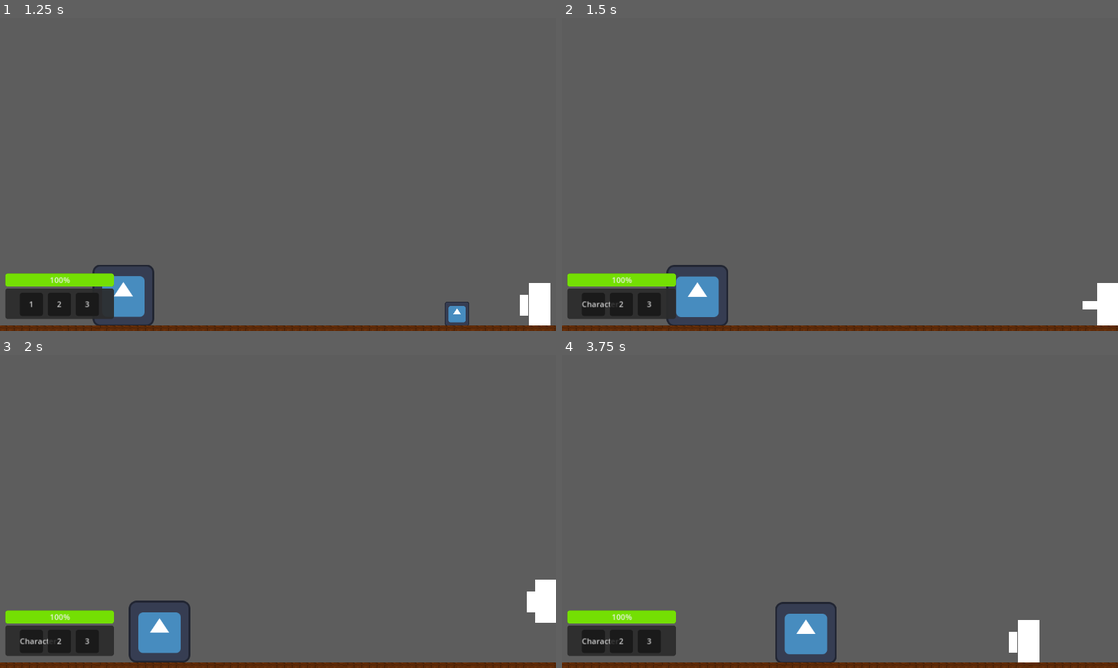
Above: before the commit, frames 1-4 (two rows, left to right).
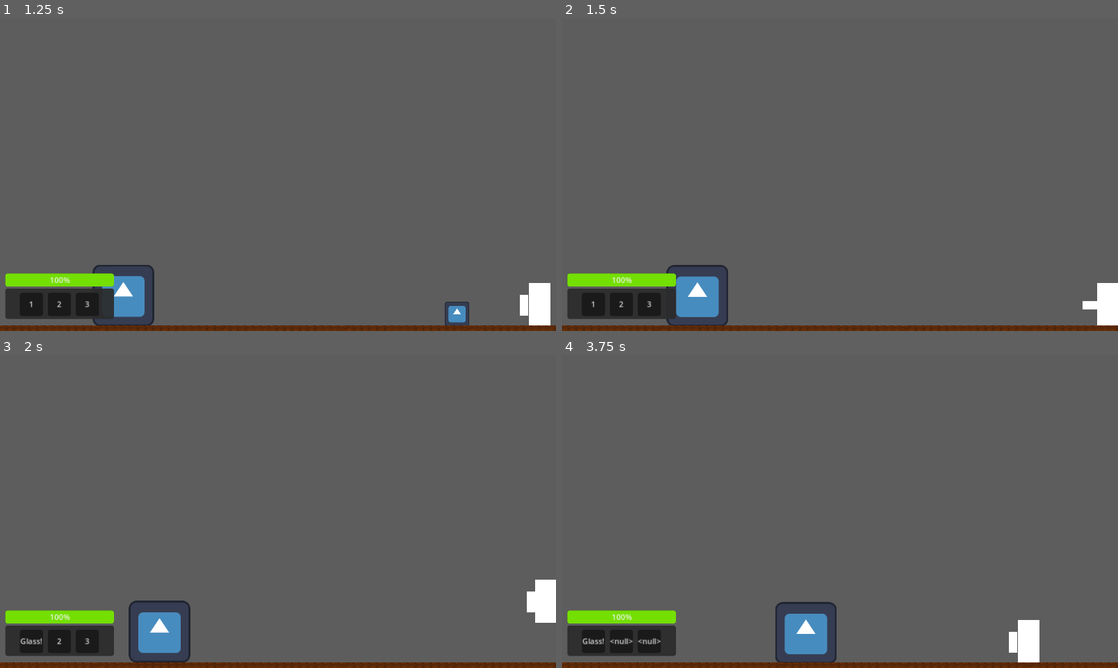
Above: after the commit, the same moments.

Repository: qzjo/Drnkn-Fghtr
Game: Godot game, scene res://start_screen.tscn
Two runs of this game, one before a commit and one after it. Both use one fixed random seed, a clock stepped at 60 frames per second and the inputs below. The engine's default icon, where the game draws it, is replaced by a stand-in: a white triangle on a blue panel in a dark square.
Inputs:
- Up to frame 1 (1.25 s): click "Start" at 0.5 s
- Up to frame 2 (1.5 s): hold D (move_right) from 1.28 s (still down); hold Q (pick_up) from 1.28 s (still down)
- Up to frame 3 (2 s): keep holding D (move_right); keep holding Q (pick_up); tap W (jump) at 1.52 s; tap 1 at 1.55 s
- Up to frame 4 (3.75 s): release Q (pick_up) at 2.03 s; tap 1 at 2.1 s; tap W (jump) at 2.27 s; tap 2 at 2.3 s; release D (move_right) at 2.78 s; hold A (move_left) 2.78-3.53 s; hold 2 2.78-3.53 s; tap 3 at 3.05, 3.6 s; hold D (move_right) from 3.53 s (still down)

Frame 1 is identical in both runs. In frame 2, less than 0.1% of the frame differs, in the area x 3-10%, y 90-93%; in frame 3, less than 0.1%; in frame 4, 0.2%, in the area x 3-18%, y 90-93%.
Error after the commit: Invalid assignment of property or key 'text' with value of type 'Nil' on a base object of type 'Label'. (res://hotbar.gd:26)

Commit message:
Tried to do slots

Diff:
--- a/drnkn-fghtr/game.tscn
+++ b/drnkn-fghtr/game.tscn
@@ -7,6 +7,7 @@
 [ext_resource type="PackedScene" uid="uid://coumitoylgnp8" path="res://pause_screen.tscn" id="5_7lpox"]
 [ext_resource type="PackedScene" uid="uid://dalu6q0f6q38f" path="res://mob.tscn" id="6_1qwol"]
 [ext_resource type="PackedScene" uid="uid://co2heqs6tfsuw" path="res://glass.tscn" id="7_eow3j"]
+[ext_resource type="Script" path="res://hotbar.gd" id="7_qdrrb"]
 
 [sub_resource type="TileSetAtlasSource" id="TileSetAtlasSource_k1ct2"]
 texture = ExtResource("1_bh7tu")
@@ -154,6 +155,7 @@
 anchors_preset = 0
 offset_right = 40.0
 offset_bottom = 40.0
+script = ExtResource("7_qdrrb")
 
 [node name="Background" type="Panel" parent="Hotbar"]
 modulate = Color(1, 1, 1, 0.929412)
@@ -226,5 +228,7 @@
 [node name="Glass" parent="." instance=ExtResource("7_eow3j")]
 position = Vector2(947, 613)
 
+[connection signal="selectedd" from="Glass" to="Hotbar" method="_on_glass_selectedd"]
+
 [editable path="Character"]
 [editable path="Mob"]
--- a/drnkn-fghtr/glass.gd
+++ b/drnkn-fghtr/glass.gd
@@ -1,15 +1,19 @@
-extends RigidBody2D
+@tool
+class_name Pickup extends RigidBody2D
 
+var itemname = "Glass!"
+var inArea = false
 @onready var character: Player = $"../Character"
-var inArea = false
-@onready var sprite_2d: Sprite2D = $"../Character/Sprite2D"
+@onready var sprite_2d: Sprite2D = $Sprite2D
 @onready var lb1: Label = $"../Hotbar/Background/Organizer/Box1/Label"
 @onready var lb2: Label = $"../Hotbar/Background/Organizer/Box2/Label"
 @onready var lb3: Label = $"../Hotbar/Background/Organizer/Box3/Label"
 
+signal selectedd
 
 func _ready() -> void:
 	pass
+
 
 func _on_area_2d_body_entered(body: Node2D) -> void:
 	inArea = true # Replace with function body.
@@ -23,8 +27,4 @@
 	if inArea and Input.is_action_just_pressed("pick_up"):
 		print("Added " + name )
 		queue_free()
-
-		if lb1.text == "1":
-			lb1.text = sprite_2d.get_parent().name
-		elif lb1.text != sprite_2d.get_parent().name:
-			print("worked")
+		selectedd.emit()
--- a/drnkn-fghtr/glass.tscn
+++ b/drnkn-fghtr/glass.tscn
@@ -8,7 +8,7 @@
 [sub_resource type="RectangleShape2D" id="RectangleShape2D_ykn3o"]
 size = Vector2(20, 23.9865)
 
-[node name="Glass" type="RigidBody2D"]
+[node name="Throwable" type="RigidBody2D"]
 script = ExtResource("1_ykn3o")
 
 [node name="Sprite2D" type="Sprite2D" parent="."]
--- /dev/null
+++ b/drnkn-fghtr/hotbar.gd
@@ -0,0 +1,52 @@
+class_name hb extends Control
+
+@export var slots = [null, null, null]
+@onready var glass: Pickup = $"../Glass"
+
+# Called when the node enters the scene tree for the first time.
+func _ready() -> void:
+	pass # Replace with function body.
+
+
+# Called every frame. 'delta' is the elapsed time since the previous frame.
+func _process(delta: float) -> void:
+	pass
+	selected(1)
+	# LLOLOLOLOLOOL
+
+
+func selected(slot_index):
+	if Input.is_key_pressed(KEY_1):
+		slot_index = slots[0]
+		print(slot_index)
+		$Background/Organizer/Box1/Label.text = slots[0]
+	elif Input.is_key_pressed(KEY_2):
+		slot_index = slots[1]
+		print(slot_index)
+		$Background/Organizer/Box2/Label.text = slots[1] # FIX THIS NULL CANT BE THE SLOT TEXT
+	elif Input.is_key_pressed(KEY_3):
+		slot_index = slots[2]
+		print(slot_index)
+		$Background/Organizer/Box3/Label.text = slots[2]
+
+
+
+
+func _on_glass_selectedd() -> void:
+
+	if slots[0] == null: # cehcks if slot 0 hsa nothing
+		slots[0] = glass.itemname # chanegs text to glass name
+	elif slots[0] != null: # checks if slot 0 has something
+		slots[1] = glass.itemname # then changes slot 1 text
+	elif slots[1] == null: # checks if slot 1 has snothing
+		slots[1] = glass.itemname #cchanges slot 1 text
+	elif slots[1] != null: # cehcks if slot 1 does has somwething
+		slots[2] = glass.itemname # changes slot 3 to costhing
+	elif slots[2] == null: #checkcs if slot 3 is exmpy
+		slots[2] = glass.itemname
+	elif slots[2] != null:
+		print("Full")
+
+	#slots[0] = glass.itemname
+
+	 # Replace with function body.
Not shown: 1 places in drnkn-fghtr/game.tscn that only renumber resources
